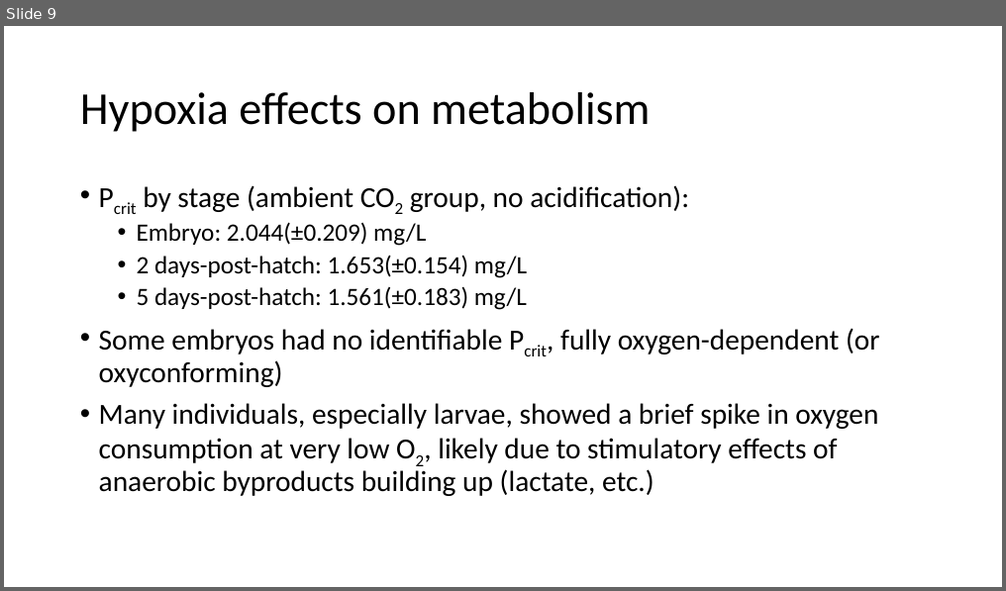
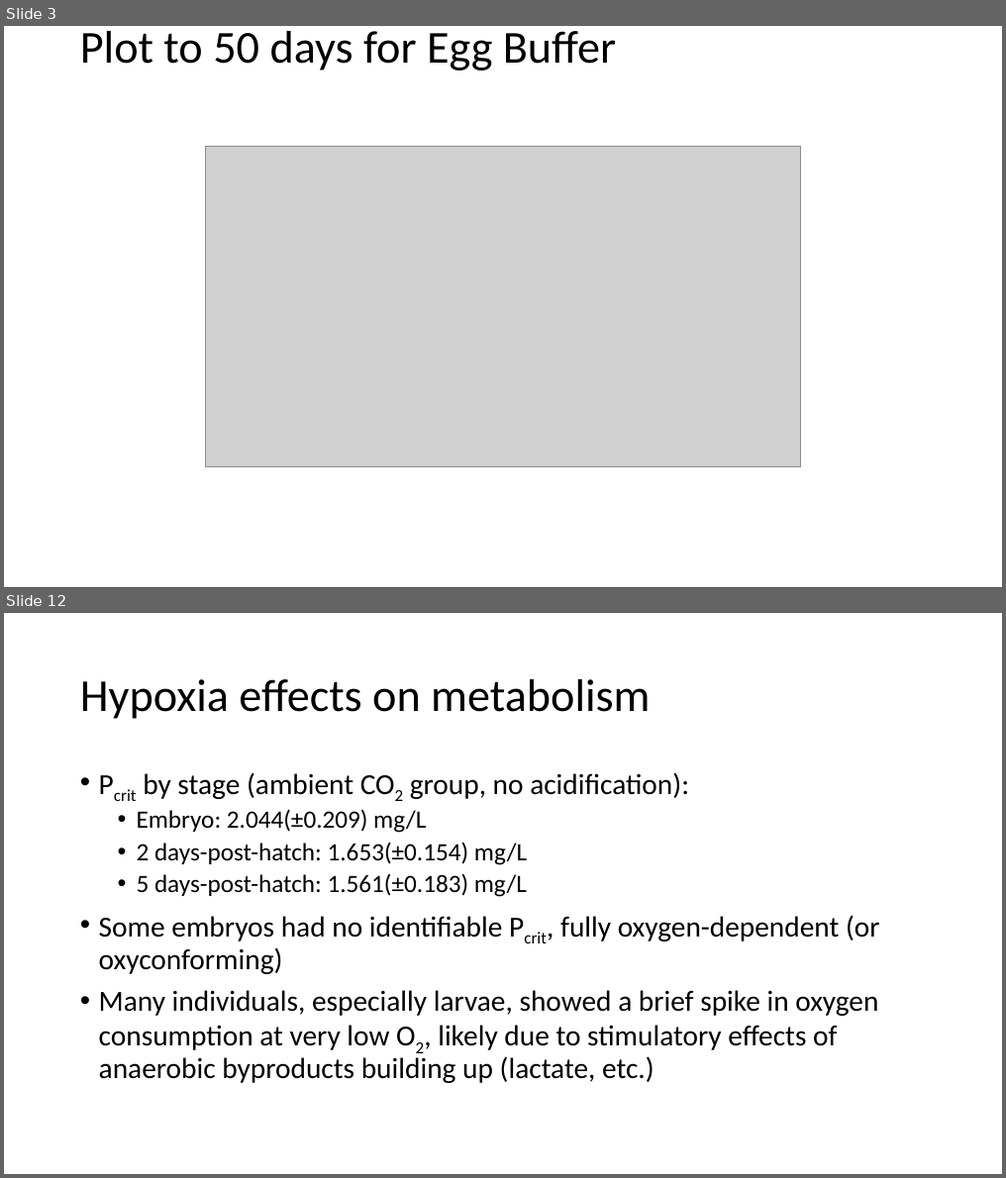
Before and after one commit to tschwemmer/MenidiaOA, a slide deck: DEBkiss results/Current version and updates.pptx. Shown one above the other, each under a label of ours: slide 9 before the commit, slides 3 and 12 after it; the slides between them are not shown. The pictures are 1006x591 and 1006x1178 pixels, drawn with LibreOffice and Linux fonts; fonts in the diff are those of the drawing; grey boxes stand for pictures. Boxes give left, top, right and bottom in pixels: in the first picture for what was removed or moved away, otherwise in the second. Text is boxed around its words. In the diff, an @@ line names an element or a change of style, - is before the commit and + after.

```diff
--- a/DEBkiss results/Current version and updates.pptx
+++ b/DEBkiss results/Current version and updates.pptx
@@ slide 3 added at (x1=4, y1=26, x2=1002, y2=587), background #FFFFFF @@
@@ title added at (x1=80, y1=31, x2=616, y2=71), 44 pt, text #000000 @@
+Plot to 50 days for Egg Buffer
@@ picture added at (x1=205, y1=146, x2=801, y2=467) @@
@@ what was slide 9 is now slide 12 @@
```
Also in this commit, not shown: 7 slides changed, 3 other slides added, 2 slides removed, 1 other file.
